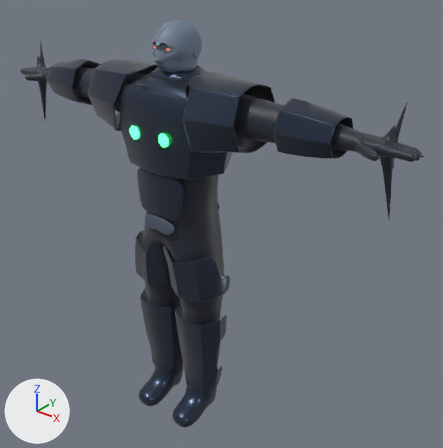
One commit to the Blender file 01_characters/max/blend/max_v002.blend: the scene before it, then after it.
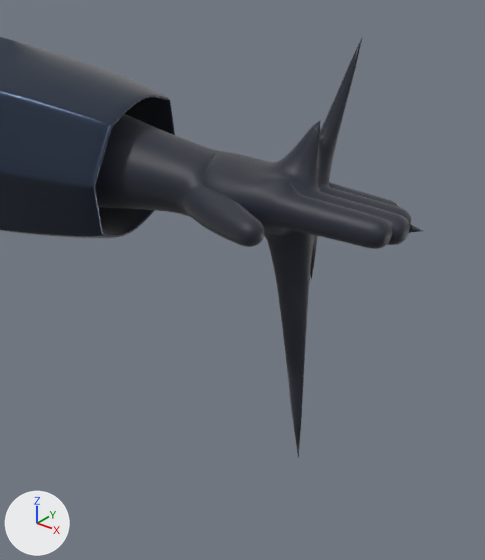
The first picture shows the older version from a 50 mm lens placed at (1.69, -1.83, 2.19), pointed at (0.13, 0.12, 0.97). The close-ups show the older and then the newer version on the part from 68% to 100% of the width and 20% to 56% of the height of that picture. Only the edits that show in the close-ups are written down. Every picture has the same lights, and +X, +Y and +Z are marked at lower left.

In view in the first close-up: 'CHAR_MAX_GAUNTLET_L', 'CHAR_MAX_GLOVE_L', 'CHAR_MAX_UNDERSUIT'.
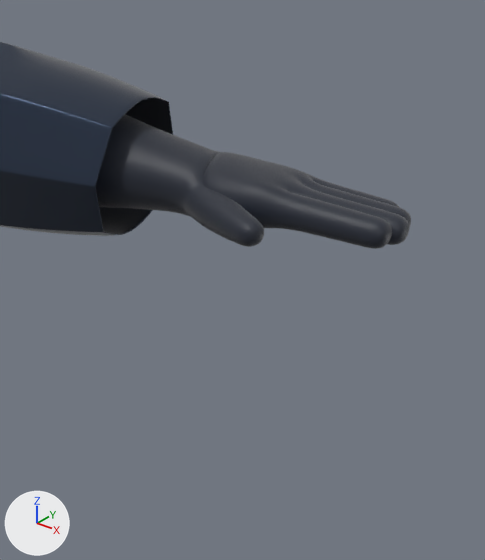
Location of each change, (x1, y1, x2, y2) in pixels of the close-ups (485 x 560 px):
```json
{"object": "CHAR_MAX_GLOVE_L", "change": "modifiers changed", "before": [127, 39, 422, 458], "after": [127, 130, 411, 249]}
{"object": "CHAR_MAX_GAUNTLET_L", "change": "modifiers changed", "before": [0, 37, 175, 238], "after": [0, 42, 173, 236]}
```

Edits to the scene script, one JSON object a line:
```json
{"block": "ob_char_max_gauntlet_l", "where": "_m = ob_char_max_gauntlet_l.modifiers.new('Solidify', 'SOLIDIFY')"}
{"op": "add", "block": "ob_char_max_gauntlet_l", "code": "_m.thickness_clamp = 1.0"}
{"block": "ob_char_max_gauntlet_l", "where": "_m = ob_char_max_gauntlet_l.modifiers.new('Solidify', 'SOLIDIFY')"}
{"op": "remove", "block": "ob_char_max_gauntlet_l", "code": "_m.use_even_offset = True"}
{"op": "add", "block": "ob_char_max_gauntlet_l", "code": "_m.use_quality_normals = True"}
{"block": "ob_char_max_glove_l", "where": "_m = ob_char_max_glove_l.modifiers.new('Solidify', 'SOLIDIFY')"}
{"op": "add", "block": "ob_char_max_glove_l", "code": "_m.thickness_clamp = 1.0"}
{"block": "ob_char_max_glove_l", "where": "_m = ob_char_max_glove_l.modifiers.new('Solidify', 'SOLIDIFY')"}
{"op": "remove", "block": "ob_char_max_glove_l", "code": "_m.use_even_offset = True"}
{"op": "add", "block": "ob_char_max_glove_l", "code": "_m.use_quality_normals = True"}
```
